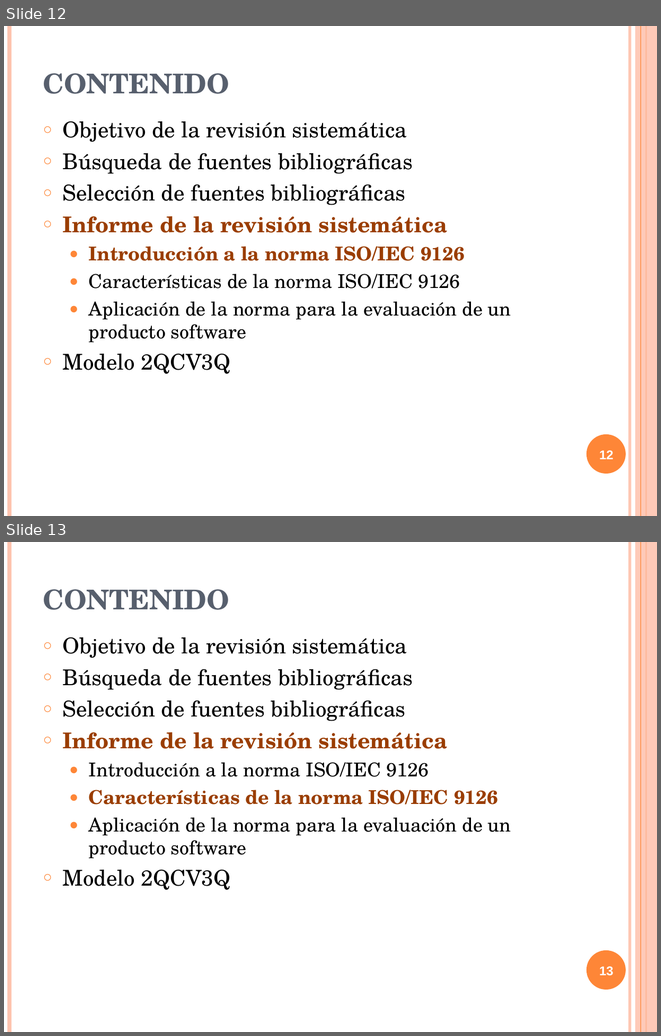
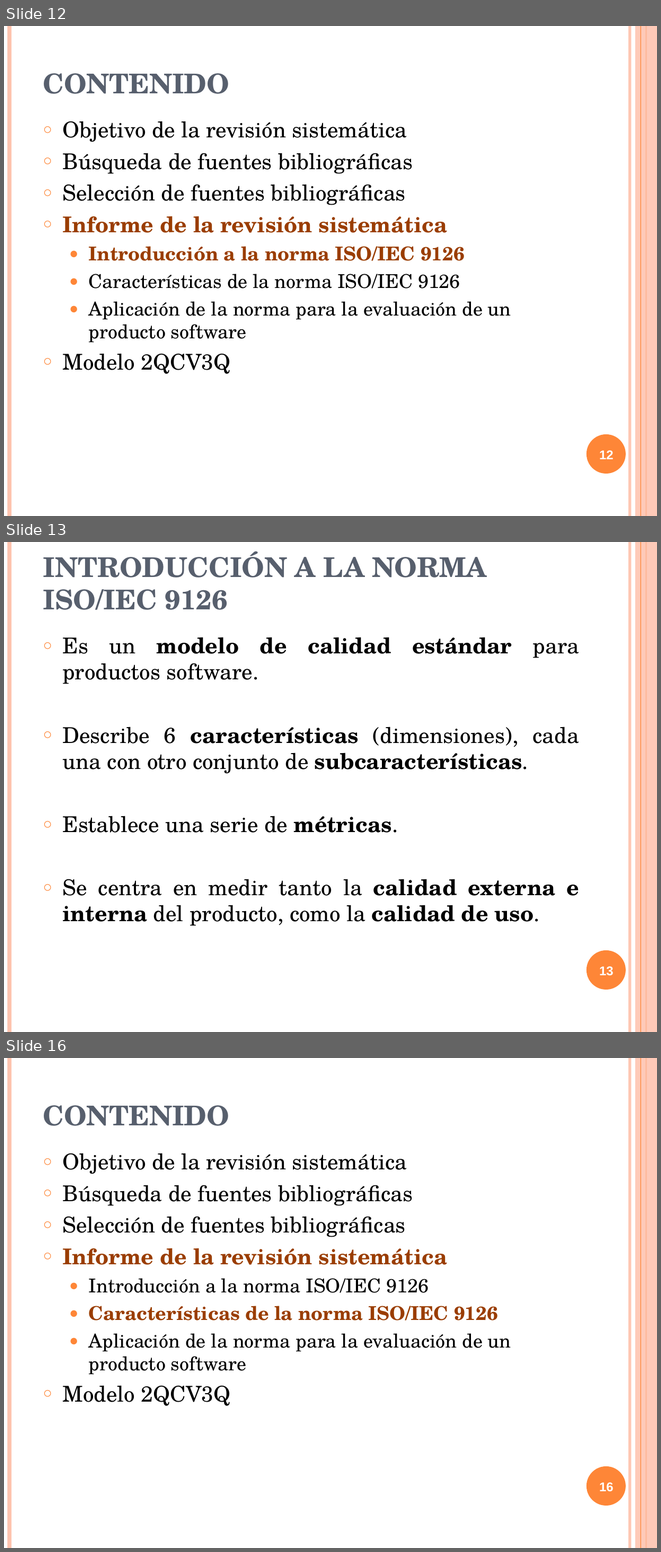
Before and after one commit to txedo/isi-auditoria, a slide deck: calidad/Trabajo/presentacion/presentacionCalidad.ppt. Shown one above the other, each under a label of ours: slides 12 and 13 before the commit, slides 12, 13 and 16 after it; the slides between them are not shown. The pictures are 661x1036 and 661x1552 pixels, drawn with LibreOffice and Linux fonts; fonts in the diff are those of the drawing. Boxes give left, top, right and bottom in pixels: in the first picture for what was removed or moved away, otherwise in the second. Text is boxed around its words. In the diff, an @@ line names an element or a change of style, - is before the commit and + after.

Commit message:
Calidad:   * Terminada mi parte de la presentacion

```diff
--- a/calidad/Trabajo/presentacion/presentacionCalidad.ppt
+++ b/calidad/Trabajo/presentacion/presentacionCalidad.ppt
@@ slide 13 added at (4, 542, 657, 1032), background #FFFFFF; not listed: 6 template elements that a slide beside it also shows @@
@@ title added at (43, 551, 487, 610), 30 pt, text #575F6D, bold @@
+INTRODUCCIÓN A LA NORMA ISO/IEC 9126
@@ text added at (62, 637, 580, 926), 24 pt, text #000000 @@
+○ Es un modelo de calidad estándar para productos software.
+○ Describe 6 características (dimensiones), cada una con otro conjunto de subcaracterísticas.
+○ Establece una serie de métricas.
+○ Se centra en medir tanto la calidad externa e interna del producto, como la calidad de uso.
@@ page number added at (599, 966, 614, 976), 14 pt, text #FFFFFF, bold @@
+13
@@ what was slide 13 is now slide 16 @@
@@ page number at (599, 1482, 614, 1492): text changed @@
-13
+16
```
Also in this commit, not shown: 1 slide changed, 7 other slides added, 1 other file.
